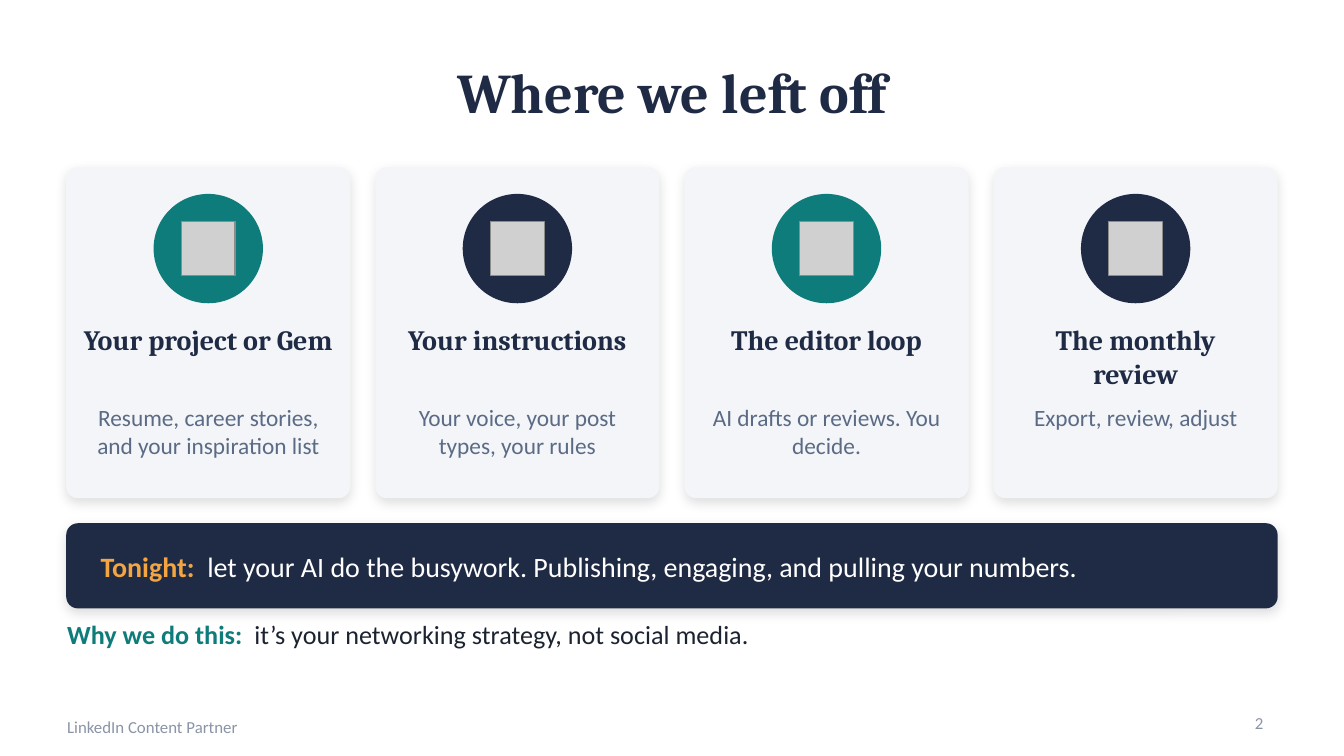
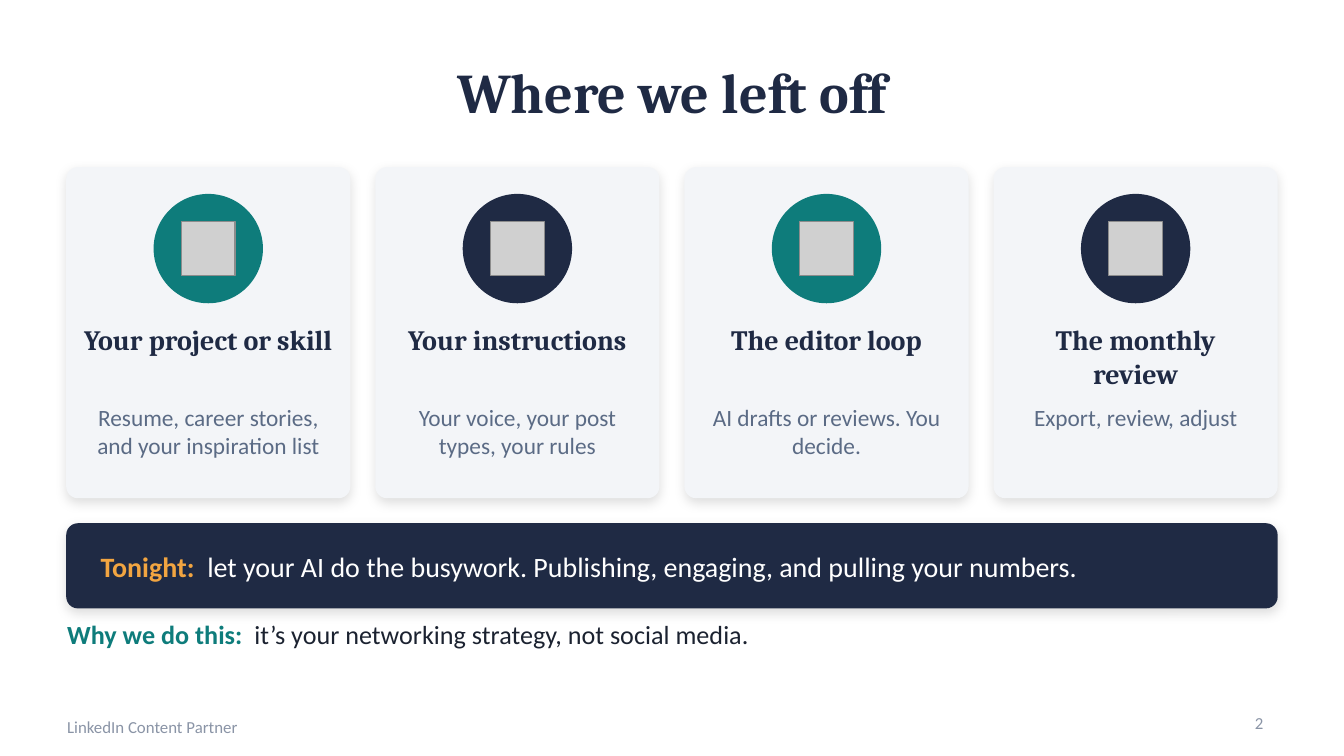
Before and after one commit to crystaljonespmp/LinkedIn-Content-Partner-Automation, a slide deck: slide 2 of PowerPoint/LinkedIn-Content-Partner-Automation-Slides.pptx. Drawn at 1344x756 pixels with LibreOffice and Linux fonts; fonts in the diff are those of the drawing; grey boxes stand for pictures. Boxes give left, top, right and bottom in pixels: in the first picture for what was removed or moved away, otherwise in the second. Text is boxed around its words. In the diff, an @@ line names an element or a change of style, - is before the commit and + after.

```diff
--- a/PowerPoint/LinkedIn-Content-Partner-Automation-Slides.pptx
+++ b/PowerPoint/LinkedIn-Content-Partner-Automation-Slides.pptx
@@ text at [84,330,332,356]: text changed @@
-Your project or Gem
+Your project or skill
```
Also in this commit, not shown: 2 other slides changed, 2 other files.
